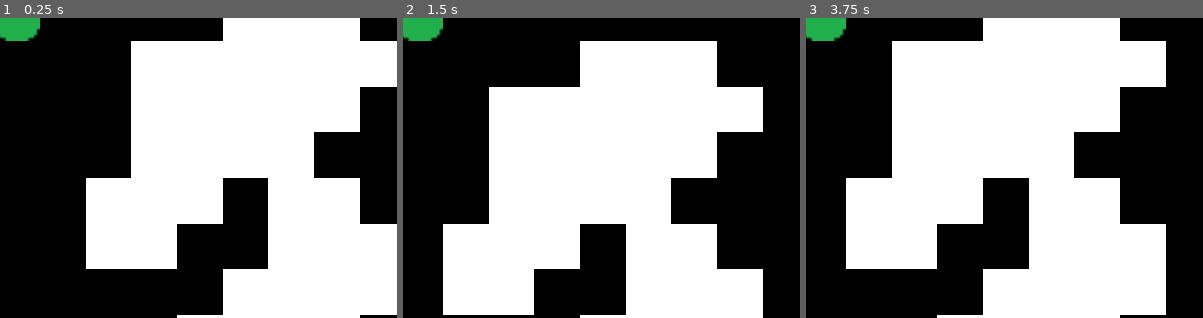
Above: before the commit, frames 1-3 (left to right).
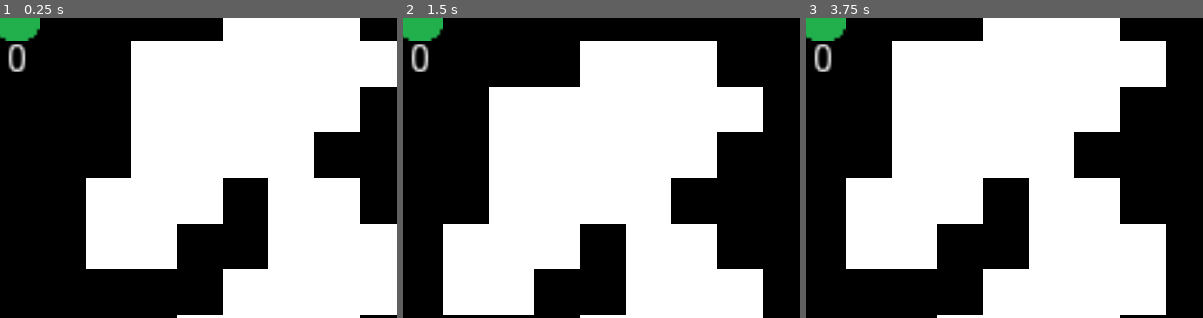
Above: after the commit, the same moments.

Repository: Mantisette/FinalFightPlus
Game: Godot game, scene res://1-Escenas/juego.tscn
The game is run twice, just before and just after one commit, with the same random seed, the same clock (stepped at 60 frames per second) and the same inputs.
Inputs:
- Up to frame 1 (0.25 s): no input
- Up to frame 2 (1.5 s): tap Enter at 0.5 s; tap Keypad 6 (move_E) at 0.6 s; tap Space at 1.25 s; tap Keypad 8 (move_N) at 1.35 s
- Up to frame 3 (3.75 s): tap Enter at 2, 3.5 s; tap Keypad 9 (move_NE) at 2.1 s; tap Space at 2.75 s; tap Keypad 7 (move_NW) at 2.85 s; tap Keypad 2 (move_S) at 3.6 s
The pictures show only the part of the screen within x 48-98%, y 50-100%; the shares and areas given below are measured in that part.

The runs differ from the first frame. In frame 1, 0.3% of the frame differs, in the area x 2-7%, y 8-18%; in frame 2, 0.3%; in frame 3, 0.3%.

Commit message:
Añadir puntos

Diff:
--- a/1-Escenas/jugador.tscn
+++ b/1-Escenas/jugador.tscn
@@ -29,3 +29,11 @@
 [node name="Camara" type="Camera2D" parent="."]
 current = true
 zoom = Vector2( 0.35, 0.35 )
+
+[node name="Puntos" type="Label" parent="."]
+margin_left = -8.0
+margin_top = 8.0
+margin_right = 8.0
+margin_bottom = 22.0
+align = 1
+valign = 1
--- a/2-Scripts/jugador.gd
+++ b/2-Scripts/jugador.gd
@@ -21,6 +21,10 @@
 signal spawn
 var puntos := 0
 
+
+func _process(_delta):
+  var lblpuntos = $Puntos
+  lblpuntos.text = str(puntos)
 
 func _unhandled_input(event):
   for direccion in MOVIMIENTOS.keys():
Not shown, changed: export_presets.cfg
